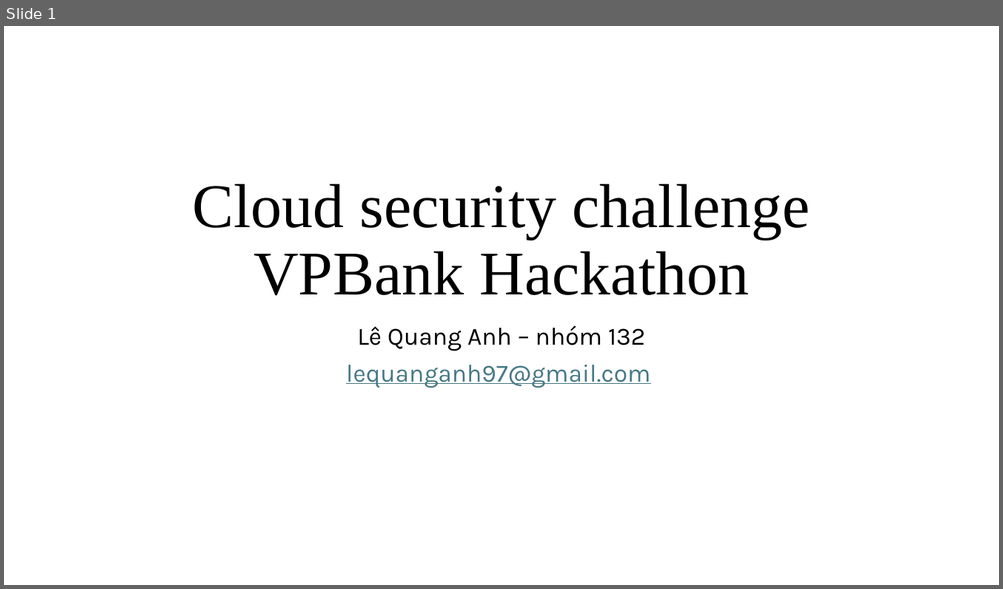
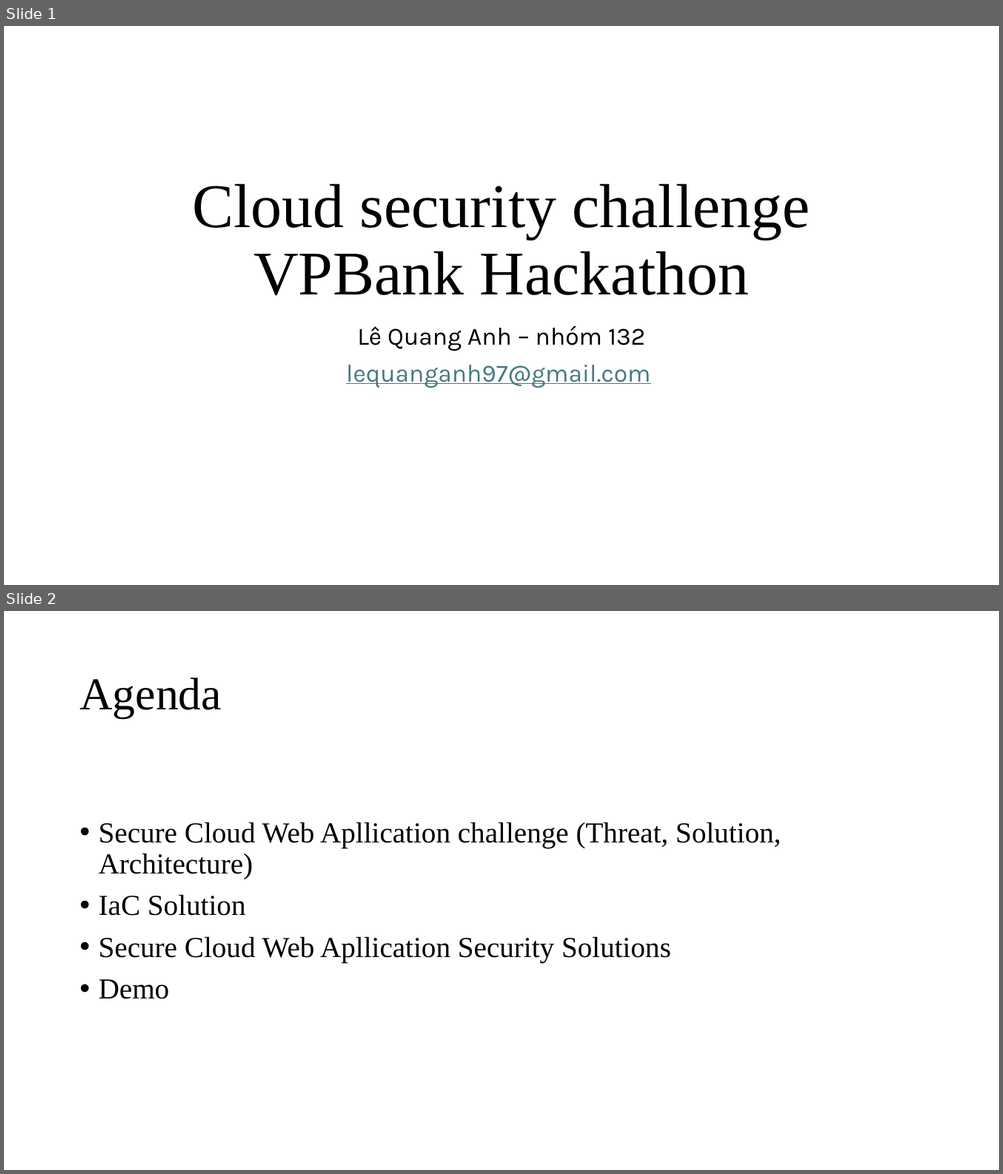
Before and after one commit to LeQA/VPBank-Hackathon, a slide deck: Cloud security challenge.pptm. Shown one above the other, each under a label of ours: slide 1 before the commit, slides 1 and 2 after it. The pictures are 1003x589 and 1003x1174 pixels, drawn with LibreOffice and Linux fonts; fonts in the diff are those of the drawing. Boxes give left, top, right and bottom in pixels: in the first picture for what was removed or moved away, otherwise in the second. Text is boxed around its words. In the diff, an @@ line names an element or a change of style, - is before the commit and + after.

```diff
--- a/Cloud security challenge.pptm
+++ b/Cloud security challenge.pptm
@@ slide 2 added at (x1=4, y1=611, x2=999, y2=1170), background #FFFFFF @@
@@ title added at (x1=79, y1=678, x2=221, y2=718), 44 pt, text #000000 @@
+Agenda
@@ text added at (x1=99, y1=822, x2=780, y2=999), 28 pt, text #000000 @@
+• Secure Cloud Web Apllication challenge (Threat, Solution, Architecture)
+• IaC Solution
+• Secure Cloud Web Apllication Security Solutions
+• Demo
```
Also in this commit, not shown: 14 slides changed, 3 other slides added, 1 slide removed, 1 other file.
